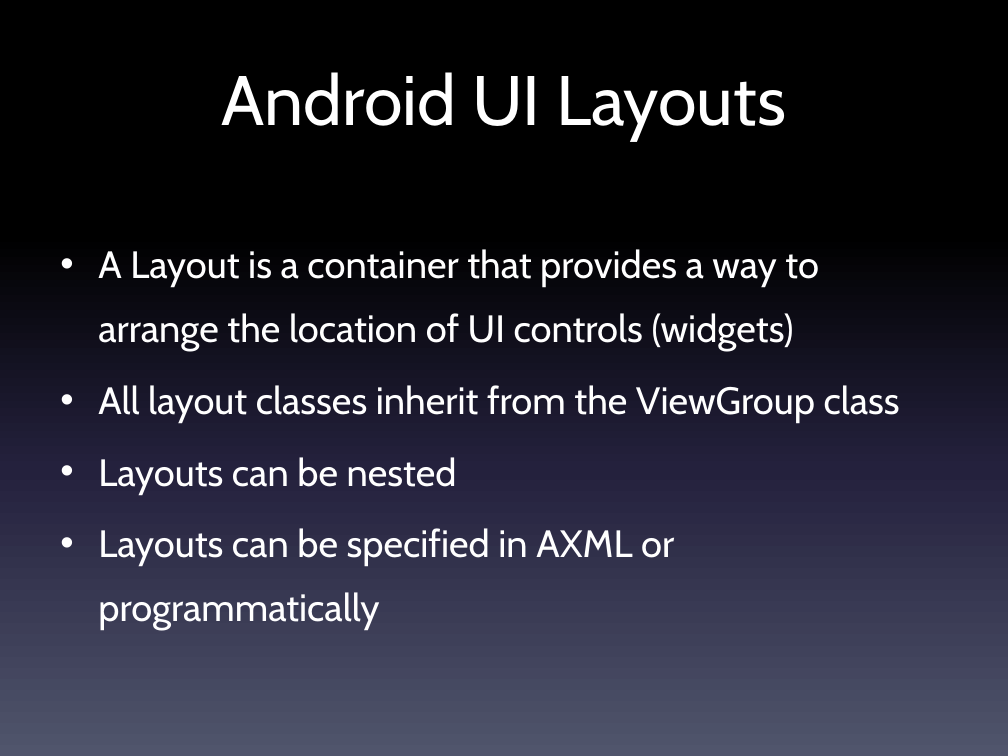
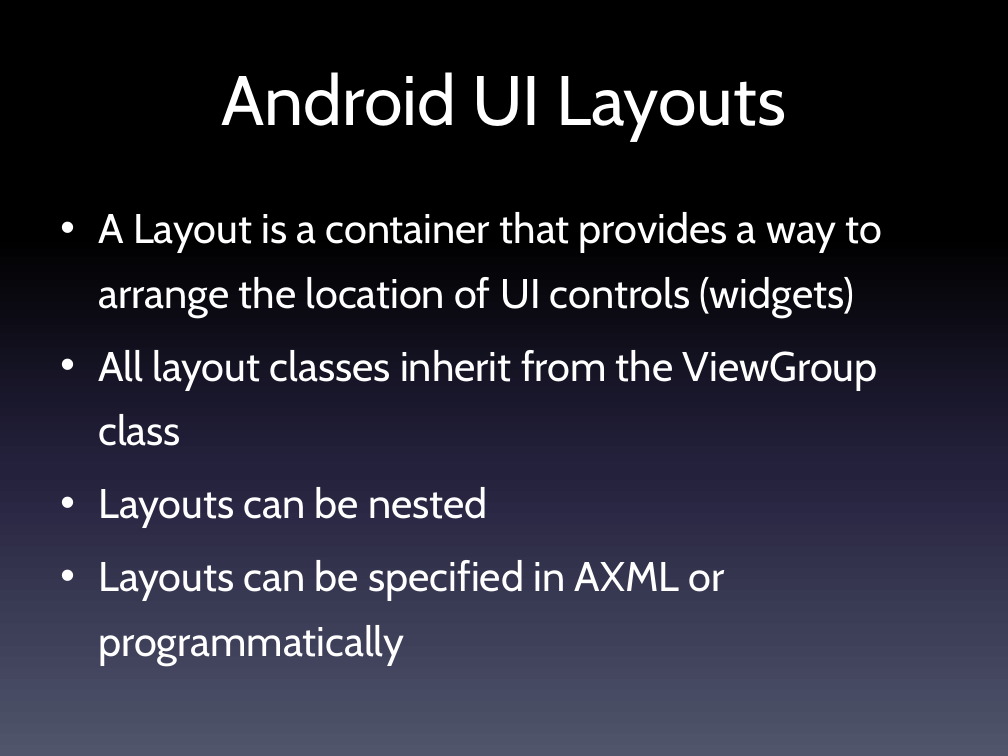
Before and after one commit to LCC-CIT/CS235AM-CourseMaterials, a slide deck: slide 3 of Slides/Wk4Day1-UI Layouts and Orientation.pptx. Drawn at 1008x756 pixels with LibreOffice and Linux fonts; fonts in the diff are those of the drawing. Boxes give left, top, right and bottom in pixels: in the first picture for what was removed or moved away, otherwise in the second. Text is boxed around its words. In the diff, an @@ line names an element or a change of style, - is before the commit and + after.

Commit message:
Added new layouts

```diff
--- a/Slides/Wk4Day1-UI Layouts and Orientation.pptx
+++ b/Slides/Wk4Day1-UI Layouts and Orientation.pptx
@@ text "A Layout is a container ..." at <box>98,212,882,665</box>: size 27.2 to 29.6 pt; line spacing 1.4 to 1.3 @@
```
Also in this commit, not shown: 1 other slide changed, 3 slides added.
